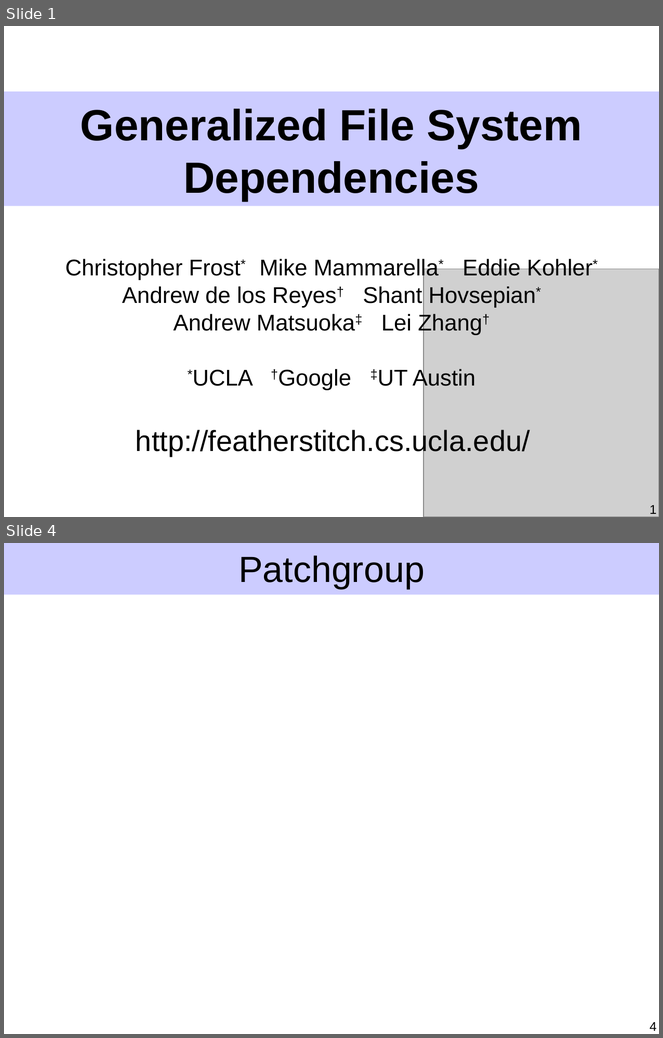
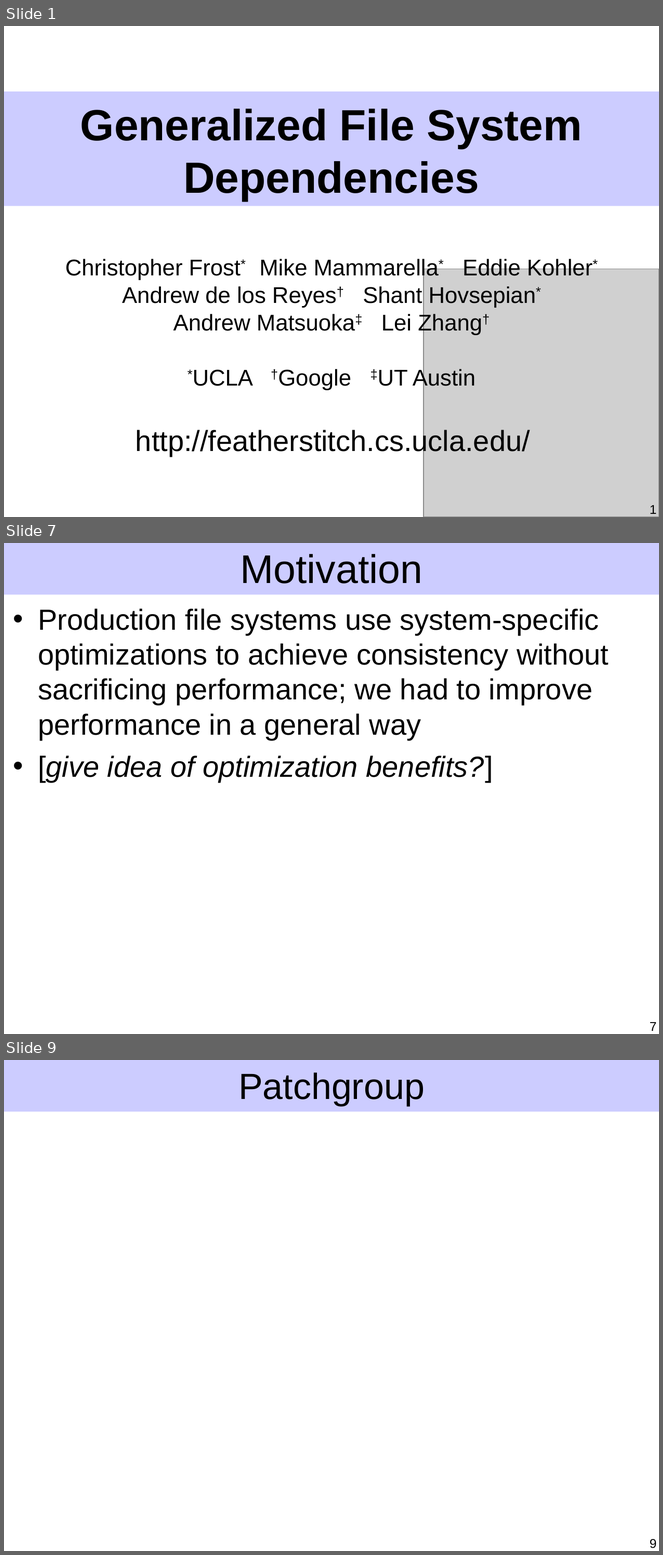
Before and after one commit to ucla-readable/fstitch-doc, a slide deck: sosp/pres.ppt. Shown one above the other, each under a label of ours: slides 1 and 4 before the commit, slides 1, 7 and 9 after it; the slides between them are not shown. The pictures are 663x1038 and 663x1555 pixels, drawn with LibreOffice and Linux fonts; fonts in the diff are those of the drawing; grey boxes stand for pictures. Boxes give left, top, right and bottom in pixels: in the first picture for what was removed or moved away, otherwise in the second. Text is boxed around its words. In the diff, an @@ line names an element or a change of style, - is before the commit and + after.

```diff
--- a/sosp/pres.ppt
+++ b/sosp/pres.ppt
@@ slide 7 added at <box>4,543,659,1034</box>, background #FFFFFF; not listed: 1 template element that a slide beside it also shows @@
@@ title added at <box>240,554,423,584</box>, 44 pt, text #000000 @@
+Motivation
@@ text added at <box>38,609,609,783</box>, 32 pt, text #000000 @@
+• Production file systems use system-specific optimizations to achieve consistency without sacrificing performance; we had to improve performance in a general way
+• [give idea of optimization benefits?]
@@ page number added at <box>650,1022,657,1031</box>, 14 pt, text #000000 @@
+7
@@ what was slide 4 is now slide 9 @@
@@ page number at <box>650,1539,657,1549</box>: text changed @@
-4
+9
```
Also in this commit, not shown: 3 slides changed, 6 other slides added, 2 slides removed.
